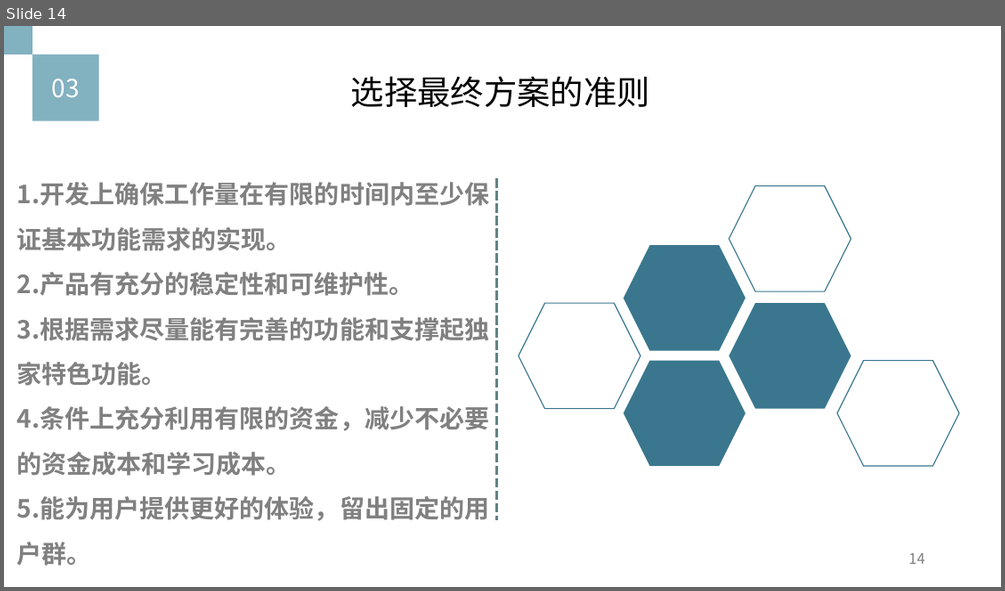
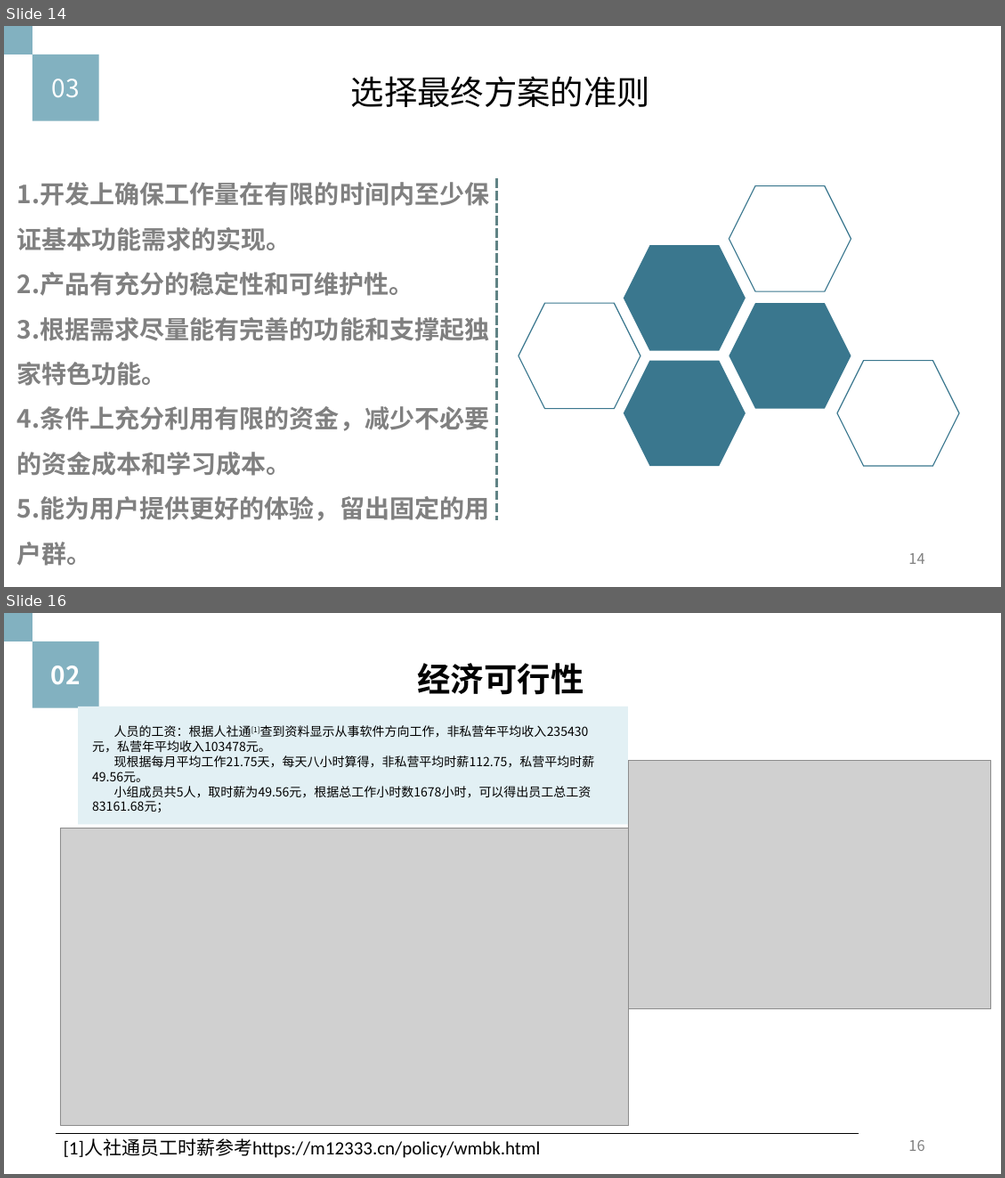
Before and after one commit to Ysuny2333/SRA2022-G15, a slide deck: 项目计划/项目工程计划.pptx. Shown one above the other, each under a label of ours: slide 14 before the commit, slides 14 and 16 after it; the slides between them are not shown. The pictures are 1005x591 and 1005x1178 pixels, drawn with LibreOffice and Linux fonts; fonts in the diff are those of the drawing; grey boxes stand for pictures. Boxes give left, top, right and bottom in pixels: in the first picture for what was removed or moved away, otherwise in the second. Text is boxed around its words. In the diff, an @@ line names an element or a change of style, - is before the commit and + after.

```diff
--- a/项目计划/项目工程计划.pptx
+++ b/项目计划/项目工程计划.pptx
@@ slide 16 added at [4, 613, 1001, 1174], background #FFFFFF @@
@@ rectangle added at [4, 613, 32, 641], fill #82B1C0 @@
@@ rectangle added at [32, 641, 99, 708], fill #82B1C0, 24 pt, text #FFFFFF, bold @@
+02
@@ text added at [418, 663, 584, 695], 32 pt, text #000000, bold @@
+经济可行性
@@ rectangle added at [78, 706, 628, 825], fill #E2F0F4 @@
@@ text added at [92, 725, 595, 812], 12 pt, text #000000 @@
+人员的工资：根据人社通[1]查到资料显示从事软件方向工作，非私营年平均收入235430元，私营年平均收入103478元。
+现根据每月平均工作21.75天，每天八小时算得，非私营平均时薪112.75，私营平均时薪49.56元。
+小组成员共5人，取时薪为49.56元，根据总工作小时数1678小时，可以得出员工总工资83161.68元；
@@ text added at [480, 725, 522, 733], 20 pt, text #4E7B8C @@
+支出
@@ picture added at [628, 761, 990, 1008] @@
@@ picture added at [60, 827, 628, 1126] @@
@@ line added from (56, 1133) to (858, 1133), #000000 0.5 pt @@
@@ text added at [64, 1139, 541, 1158], 18 pt, text #000000 @@
+[1]人社通员工时薪参考https://m12333.cn/policy/wmbk.html
@@ page number added at [908, 1140, 924, 1151], 14 pt, text #808080 @@
+16
```
Also in this commit, not shown: 6 slides changed, 2 other slides added, 2 slides removed.
